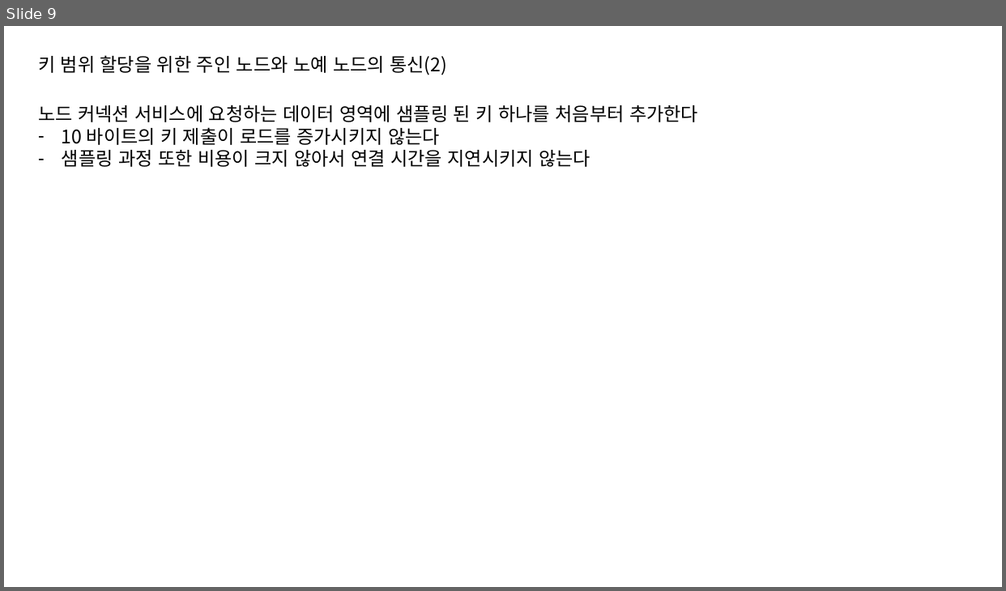
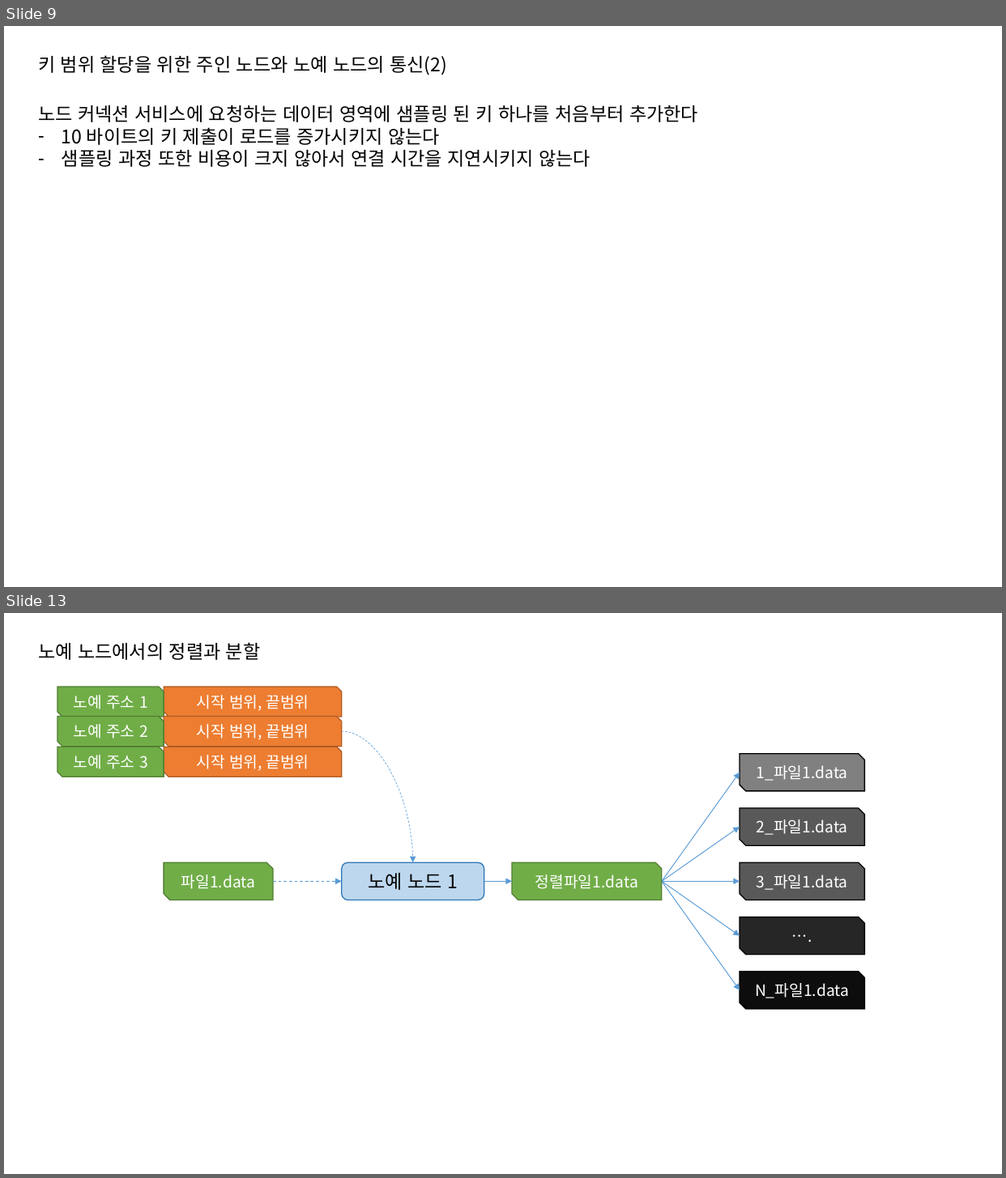
Before and after one commit to HoOngEe/cs434-doc, a slide deck: Design.pptx. Shown one above the other, each under a label of ours: slide 9 before the commit, slides 9 and 13 after it; the slides between them are not shown. The pictures are 1006x591 and 1006x1178 pixels, drawn with LibreOffice and Linux fonts; fonts in the diff are those of the drawing. Boxes give left, top, right and bottom in pixels: in the first picture for what was removed or moved away, otherwise in the second. Text is boxed around its words. In the diff, an @@ line names an element or a change of style, - is before the commit and + after.

```diff
--- a/Design.pptx
+++ b/Design.pptx
@@ slide 13 added at (x1=4, y1=613, x2=1002, y2=1174), background #FFFFFF @@
@@ text added at (x1=38, y1=642, x2=261, y2=660), 18 pt, text #000000 @@
+노예 노드에서의 정렬과 분할
@@ curved arrow added from (342, 731) to (413, 863), #5B9BD5 0.5 pt dashed @@
@@ group added at (x1=57, y1=687, x2=342, y2=777): 6 snip diag rects @@
+시작 범위, 끝범위
+노예 주소 1
+시작 범위, 끝범위
+노예 주소 2
+시작 범위, 끝범위
+노예 주소 3
@@ snip diag rect added at (x1=164, y1=863, x2=273, y2=901), fill #70AD47, outline #538035 1 pt, 15 pt, text #FFFFFF @@
+파일1.data
@@ rounded rectangle added at (x1=342, y1=863, x2=484, y2=901), fill #BDD7EE, outline #2E75B6 1 pt, 18 pt, text #000000 @@
+노예 노드 1
@@ snip diag rect added at (x1=513, y1=863, x2=662, y2=901), fill #70AD47, outline #538035 1 pt, 15 pt, text #FFFFFF @@
+정렬파일1.data
@@ arrow added from (273, 882) to (342, 882), #5B9BD5 0.75 pt dashed @@
@@ arrow added from (484, 882) to (513, 882), #5B9BD5 0.75 pt @@
@@ group added at (x1=662, y1=754, x2=865, y2=1009): 5 snip diag rects, 5 arrows @@
+1_파일1.data
+2_파일1.data
+3_파일1.data
+N_파일1.data
+….
```
Also in this commit, not shown: 1 slide changed, 9 other slides added.
